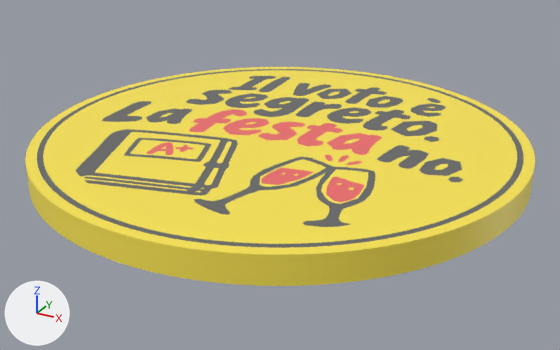
The glTF model public/products/sottobicchiere-voto-segreto.glb: old version first, new version second.
One viewpoint serves both versions: a camera (50 mm lens) standing at (0.0539, -0.0981, 0.0461) and looking at (0.0008, -0.0016, -0.0021). Arrows for +X, +Y and +Z are at lower left; the lights stay in place. The picture after the commit comes second. Where no turn or scale is listed for an object, it has been applied to the vertices. Vertices at exactly the same position are counted once.

Script lines for the objects in view, before the commit:
```python
me_coaster_accent = bpy.data.meshes.new('coaster_accent')
me_coaster_accent.from_pydata(...)  # 752 vertices, 1484 faces; spans x -0.0152..0.0194, y -0.0177..0.008, z 0.0034..0.004
me_coaster_accent.materials.append(mat_defaultmaterial_002)
me_coaster_base = bpy.data.meshes.new('coaster_base')
me_coaster_base.from_pydata(...)  # 3778 vertices, 7552 faces; spans x -0.0375..0.0375, y -0.0375..0.0375, z 0.0..0.004
me_coaster_base.materials.append(mat_defaultmaterial)
me_coaster_ink = bpy.data.meshes.new('coaster_ink')
me_coaster_ink.from_pydata(...)  # 2706 vertices, 5380 faces; spans x -0.0359..0.0359, y -0.0359..0.0359, z 0.0034..0.004
me_coaster_ink.materials.append(mat_defaultmaterial_001)
ob_coaster_accent = bpy.data.objects.new('coaster_accent', me_coaster_accent)
ob_coaster_accent.location = (0.0, 0.0, 0.0)
ob_coaster_base = bpy.data.objects.new('coaster_base', me_coaster_base)
ob_coaster_base.location = (0.0, 0.0, 0.0)
ob_coaster_ink = bpy.data.objects.new('coaster_ink', me_coaster_ink)
ob_coaster_ink.location = (0.0, 0.0, 0.0)
```
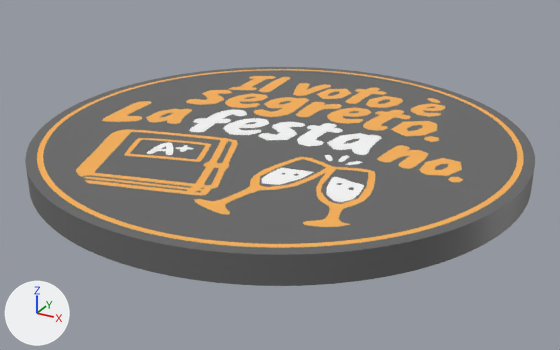
Diff of the bpy script that builds the scene:
```diff
--- a/public/products/sottobicchiere-voto-segreto.glb.py
+++ b/public/products/sottobicchiere-voto-segreto.glb.py
@@ me_coaster_base @@
 me_coaster_base.from_pydata(...)  # 3778 vertices, 7552 faces; spans x -0.0375..0.0375, y -0.0375..0.0375, z 0.0..0.004
 # used by ob_coaster_base; location = (0.0, 0.0, 0.0)
+# me_coaster_base part 1: 7552 faces centred in x -0.0375..0.0375, y -0.0375..0.0375, z 0.0..0.004 are repainted in the vertex colours; the middle colour goes from yellow #fde751 to dark grey #666666
 me_coaster_base.materials.append(mat_defaultmaterial)
@@ me_coaster_ink @@
 me_coaster_ink.from_pydata(...)  # 2706 vertices, 5380 faces; spans x -0.0359..0.0359, y -0.0359..0.0359, z 0.0034..0.004
 # used by ob_coaster_ink; location = (0.0, 0.0, 0.0)
+# me_coaster_ink part 2: 5380 faces centred in x -0.0359..0.0359, y -0.0359..0.0359, z 0.0034..0.004 are repainted in the vertex colours; the middle colour goes from dark grey #666666 to orange #fcb353
 me_coaster_ink.materials.append(mat_defaultmaterial_001)
@@ me_coaster_accent @@
 me_coaster_accent.from_pydata(...)  # 752 vertices, 1484 faces; spans x -0.0152..0.0194, y -0.0177..0.008, z 0.0034..0.004
 # used by ob_coaster_accent; location = (0.0, 0.0, 0.0)
+# me_coaster_accent part 3: 1484 faces centred in x -0.0151..0.0194, y -0.0177..0.008, z 0.0034..0.004 are repainted in the vertex colours; the middle colour goes from red #ef6c6c to white #ffffff
 me_coaster_accent.materials.append(mat_defaultmaterial_002)
```

Pixel boxes (x1, y1, x2, y2) of what changed, in the pictures (560 x 350 px):
part 1 of me_coaster_base, recoloured (yellow to dark grey)
    both: (25, 67, 535, 286)
part 2 of me_coaster_ink, recoloured (dark grey to orange)
    both: (37, 69, 524, 248)
part 3 of me_coaster_accent, recoloured (red to white)
    both: (147, 110, 381, 202)
